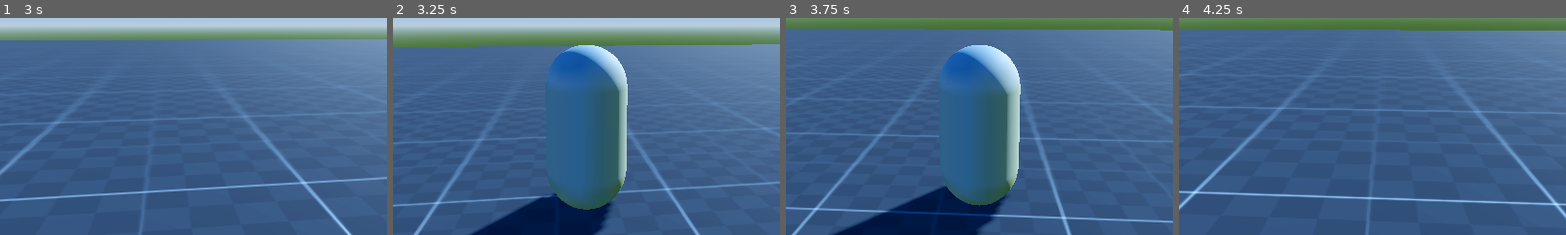
Above: before the commit, frames 1-4 (left to right).
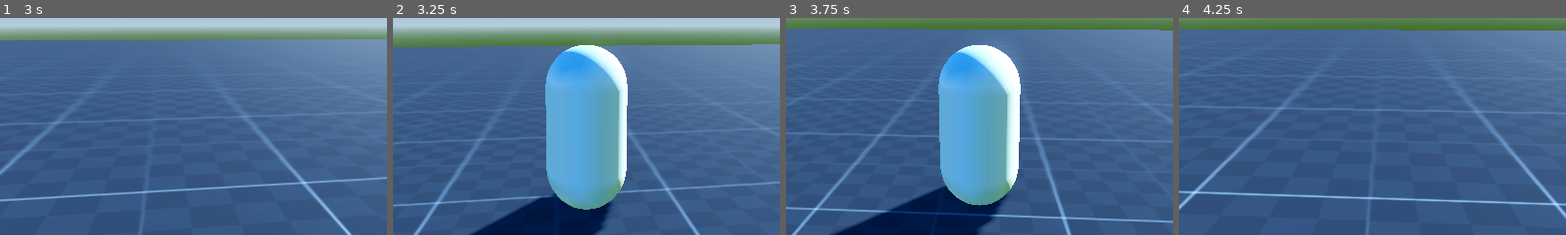
Above: after the commit, the same moments.

Repository: Kestrel280/tethergame
Game: Godot game, scene res://main.tscn
The game is run twice, just before and just after one commit, with the same random seed, the same clock (stepped at 60 frames per second) and the same inputs.
Inputs (mouse positions are % of the whole screen's width and height, from its top left):
- Up to frame 1 (3 s): click "Play" at 0.5 s; tap Enter at 1.25 s; move the mouse to (55, 50) at 1.27 s; hold W (move_forward) from 1.28 s (still down); click (55, 50) at 1.35 s; tap Space (jump) at 1.52, 1.82, 2.27, 2.57 s; tap Q at 1.55, 2.1 s; move the mouse to (45, 50) at 2.02 s; tap E at 2.3, 2.85 s; move the mouse to (52, 48) at 2.77 s
- Up to frame 2 (3.25 s): keep holding W (move_forward); tap Z at 3.05 s
- Up to frame 3 (3.75 s): keep holding W (move_forward); move the mouse to (49, 52) at 3.52 s; tap Z at 3.6 s
- Up to frame 4 (4.25 s): keep holding W (move_forward); tap Space (jump) at 3.77, 4.07 s; tap C at 3.8 s
The pictures show only the part of the screen within x 25-75%, y 44-94%; the shares and areas given below are measured in that part.

Frame 1 is identical in both runs. In frame 2, 14% of the frame differs, in the area x 39-61%, y 12-89%; in frame 3, 14%; in frame 4, nothing differs.

Commit message:
Implement tether movement states, along with associated Anchor_Info component and tether shoot action logic

Diff:
--- /dev/null
+++ b/assets/materials/debug/transparent_debug_material.tres
@@ -0,0 +1,9 @@
+[gd_resource type="StandardMaterial3D" load_steps=2 format=3 uid="uid://btqt43i0hm3t0"]
+
+[ext_resource type="Texture2D" uid="uid://dvoubv5yxmk58" path="res://assets/textures/plus.png" id="1_f2hi5"]
+
+[resource]
+transparency = 1
+cull_mode = 2
+albedo_texture = ExtResource("1_f2hi5")
+uv1_scale = Vector3(25, 25, 25)
--- /dev/null
+++ b/classes/misc_components/anchor_info.gd
@@ -0,0 +1,39 @@
+class_name Anchor_Info
+extends Node3D
+
+
+var counterweight : Node3D; # The object which created the anchor; e.g. the player swinging from the grapple
+var embedded_object : Node3D; # The object the anchor is embedded in
+var anchor_point : Vector3; # Where the anchor is in global space
+var sqdist : float; # At initialization, square distance from the counterweight to anchor_point
+var debug_sphere : MeshInstance3D = null;
+
+
+func _init(counterweight : Node3D, embedded_object : Node3D, anchor_point : Vector3, draw_debug_sphere : bool = false):
+	self.anchor_point = anchor_point;
+	self.embedded_object = embedded_object;
+	self.sqdist = counterweight.global_position.distance_squared_to(anchor_point);
+
+	if draw_debug_sphere:
+		debug_sphere = MeshInstance3D.new();
+		debug_sphere.top_level = true;
+		debug_sphere.global_position = anchor_point;
+		debug_sphere.mesh = SphereMesh.new();
+		debug_sphere.mesh.radius = sqrt(self.sqdist);
+		debug_sphere.mesh.height = sqrt(self.sqdist) * 2;
+		debug_sphere.mesh.material = preload("res://assets/materials/debug/transparent_debug_material.tres");
+		self.embedded_object.add_child(debug_sphere);
+
+
+func _physics_process(delta: float) -> void:
+	if debug_sphere:
+		debug_sphere.mesh.radius = sqrt(self.sqdist);
+		debug_sphere.mesh.height = sqrt(self.sqdist) * 2;
+
+
+# Clean up after ourselves: when we're freed, delete the debug sphere
+func _notification(what: int) -> void:
+	if what == NOTIFICATION_PREDELETE:
+		if debug_sphere:
+			embedded_object.remove_child(debug_sphere);
+			debug_sphere.queue_free();
--- a/classes/player/Player.tscn
+++ b/classes/player/Player.tscn
@@ -12,7 +12,10 @@
 
 [sub_resource type="CapsuleShape3D" id="CapsuleShape3D_loolv"]
 
+[sub_resource type="StandardMaterial3D" id="StandardMaterial3D_loolv"]
+
 [sub_resource type="CapsuleMesh" id="CapsuleMesh_ki74y"]
+material = SubResource("StandardMaterial3D_loolv")
 
 [node name="Player" type="CharacterBody3D"]
 collision_layer = 6
--- a/weapons/tether/movement_states/tethered_air_state.gd
+++ b/weapons/tether/movement_states/tethered_air_state.gd
@@ -3,6 +3,12 @@
 
 
 static var state_name : StringName = "Tethered_Air_State";
+var anchor_info : Anchor_Info;
+
+
+func start(body : CharacterBody3D):
+	super(body);
+	anchor_info = body.get_node("Tether_Anchor_Info");
 
 
 func update_velocity(dt : float, wish_dir : Vector3, trying_jump : bool) -> StringName:
@@ -17,10 +23,17 @@
 		# If we landed, but we have velocity, go to walk
 		else: return Tethered_Walk_State.state_name;
 
-	wish_dir = Vector3(wish_dir.x, 0, wish_dir.z).normalized();
-	var cur_speed_in_wish_dir = wish_dir.dot(body.velocity);
-	var max_speed_to_add = max(0, body.air_speed_cap - cur_speed_in_wish_dir);
-	var speed_to_add_in_wish_dir = clampf(body.air_accel * body.air_speed_cap * dt, 0.0, max_speed_to_add);
-	body.velocity += speed_to_add_in_wish_dir * wish_dir;
 	body.velocity += body.get_gravity() * dt;
+
+	# If body is along the surface of the hook's sphere of influence:
+	# (1) keep body from exceeding range of hook
+	# (2) slide body's movement vector along the surface of the sphere
+	# (3) if sliding smoothly along the sphere, apply adjustment factor to preserve speed
+	if body.position.distance_squared_to(anchor_info.anchor_point) > anchor_info.sqdist:
+		var anchor_to_body_unit_vector = (body.position - anchor_info.anchor_point).normalized();
+		var sq_pre_adjust_speed = body.velocity.length_squared();
+		body.position = anchor_info.anchor_point + anchor_to_body_unit_vector * sqrt(anchor_info.sqdist); # (1)
+		body.velocity = body.velocity.slide(anchor_to_body_unit_vector); # (2)
+		var sq_speed_loss_ratio = body.velocity.length_squared() / sq_pre_adjust_speed;
+		if sq_speed_loss_ratio > 0.9: body.velocity /= sqrt(sq_speed_loss_ratio); # (3)
 	return self.state_name;
--- a/weapons/tether/movement_states/tethered_idle_state.gd
+++ b/weapons/tether/movement_states/tethered_idle_state.gd
@@ -3,6 +3,12 @@
 
 
 static var state_name : StringName = "Tethered_Idle_State";
+var anchor_info : Anchor_Info;
+
+
+func start(body : CharacterBody3D):
+	super(body);
+	anchor_info = body.get_node("Tether_Anchor_Info");
 
 
 func update_velocity(dt : float, wish_dir : Vector3, trying_jump : bool) -> StringName:
--- a/weapons/tether/movement_states/tethered_walk_state.gd
+++ b/weapons/tether/movement_states/tethered_walk_state.gd
@@ -3,6 +3,12 @@
 
 
 static var state_name : StringName = "Tethered_Walk_State";
+var anchor_info : Anchor_Info;
+
+
+func start(body : CharacterBody3D):
+	super(body);
+	anchor_info = body.get_node("Tether_Anchor_Info");
 
 
 func update_velocity(dt : float, wish_dir : Vector3, trying_jump : bool) -> StringName:
@@ -20,4 +26,11 @@
 	else:
 		body.velocity = body.velocity.move_toward(Vector3.ZERO, body.ground_friction);
 		if body.velocity.is_zero_approx(): return Tethered_Idle_State.state_name;
+
+	if body.position.distance_squared_to(anchor_info.anchor_point) > anchor_info.sqdist:
+		var anchor_to_body_unit_vector = (body.position - anchor_info.anchor_point).normalized();
+		body.position = anchor_info.anchor_point + anchor_to_body_unit_vector * sqrt(anchor_info.sqdist); # (1)
+		#body.velocity = body.velocity.slide(anchor_to_body_unit_vector); # (2)
+
+
 	return Tethered_Walk_State.state_name;
--- a/weapons/tether/tether_shoot_action.gd
+++ b/weapons/tether/tether_shoot_action.gd
@@ -1,24 +1,41 @@
 extends Weapon_Shoot_Action
 
 
-var anchor_pos : Vector3;
+var anchor_info : Anchor_Info;
 var stored_movement_controller : Movement_Controller_Base;
-var tethered_movement_controller : Movement_Controller_State_Machine = Movement_Controller_State_Machine.construct([Tethered_Idle_State.new(), Tethered_Walk_State.new(), Tethered_Air_State.new()]);
+var movement_controller_tethered : Movement_Controller_State_Machine = Movement_Controller_State_Machine.construct([Tethered_Idle_State.new(), Tethered_Walk_State.new(), Tethered_Air_State.new()]);
 
-
+## Tether:
+## On shoot:
+##	Raycast to find anchor point & anchored_object
+## 	Install an Anchor_Info node on the weapon_carrier
+## 	Create a tethered movement controller, whose states will look for the Anchor_Info node above
+## 	(order of operation matters!)
+##	Swap out weapon_carrier's movement controller for tethered movement controller
+## On stop_shoot:
+##	Destroy the "Tether_Anchor"
+## 	Swap back in the original movement controller
 func shoot(weapon_carrier : Player, weapon : Weapon):
 	var space_state = weapon_carrier.get_world_3d().direct_space_state;
 	var query = PhysicsRayQueryParameters3D.create(weapon.global_position, weapon.global_position - cast_length * weapon.global_transform.basis.z);
 	query.exclude = [weapon_carrier];
 	var result = space_state.intersect_ray(query);
 	if result:
-		tethered_movement_controller.start(weapon_carrier);
-		stored_movement_controller = weapon_carrier.swap_controller(tethered_movement_controller);
-		print("tethered to %s at %s" % [result.collider, result.position]);
-	else: print("tether missed");
+		# First, create the anchor
+		anchor_info = Anchor_Info.new(weapon_carrier, result.collider, result.position, true);
+		anchor_info.name = "Tether_Anchor_Info";
+		# Then add it to the carrier
+		weapon_carrier.add_child(anchor_info);
+		# Then start the movement controller
+		movement_controller_tethered.start(weapon_carrier);
+		# Then give the movement controller to the carrier
+		stored_movement_controller = weapon_carrier.swap_controller(movement_controller_tethered);
 
 
 func stop_shoot(weapon_carrier : Player):
+	if anchor_info:
+		weapon_carrier.remove_child(anchor_info);
+		anchor_info.queue_free();
 	if stored_movement_controller:
 		weapon_carrier.swap_controller(stored_movement_controller);
 		stored_movement_controller = null;
@@ -26,3 +43,8 @@
 
 func abort_shoot(weapon_carrier : Node3D):
 	stop_shoot(weapon_carrier);
+
+
+func _physics_update(dt : float):
+	print("hello");
+	pass;
Binary file added: assets/textures/plus.png
Not shown, added: assets/textures/plus.png.import
Not shown, added: classes/misc_components/anchor_info.gd.uid
Not shown: 1 places in classes/player/Player.tscn that only renumber resources
